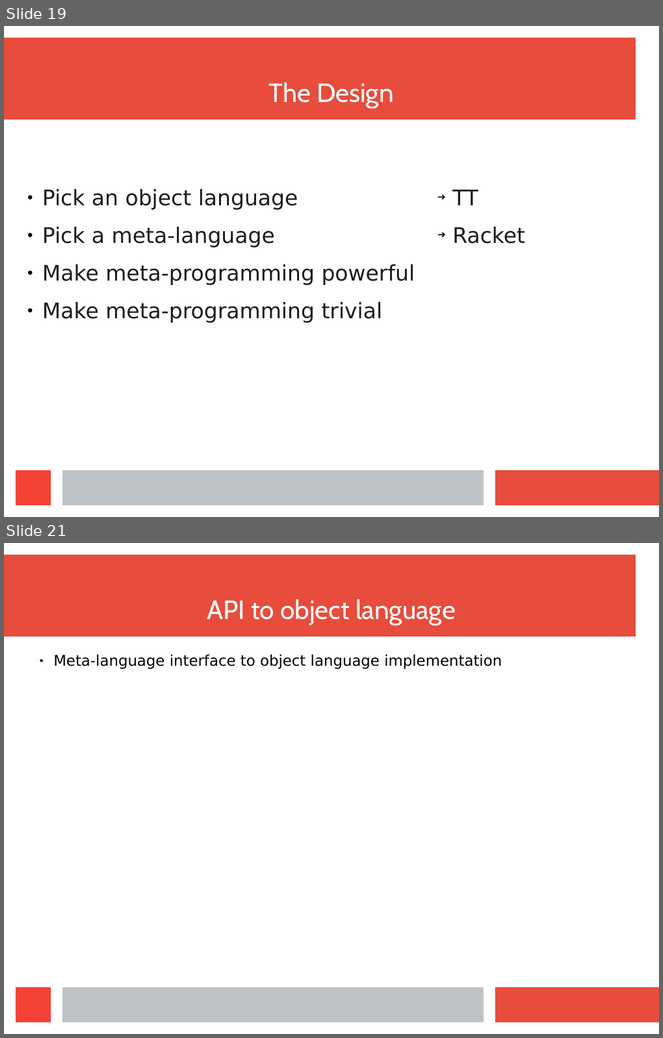
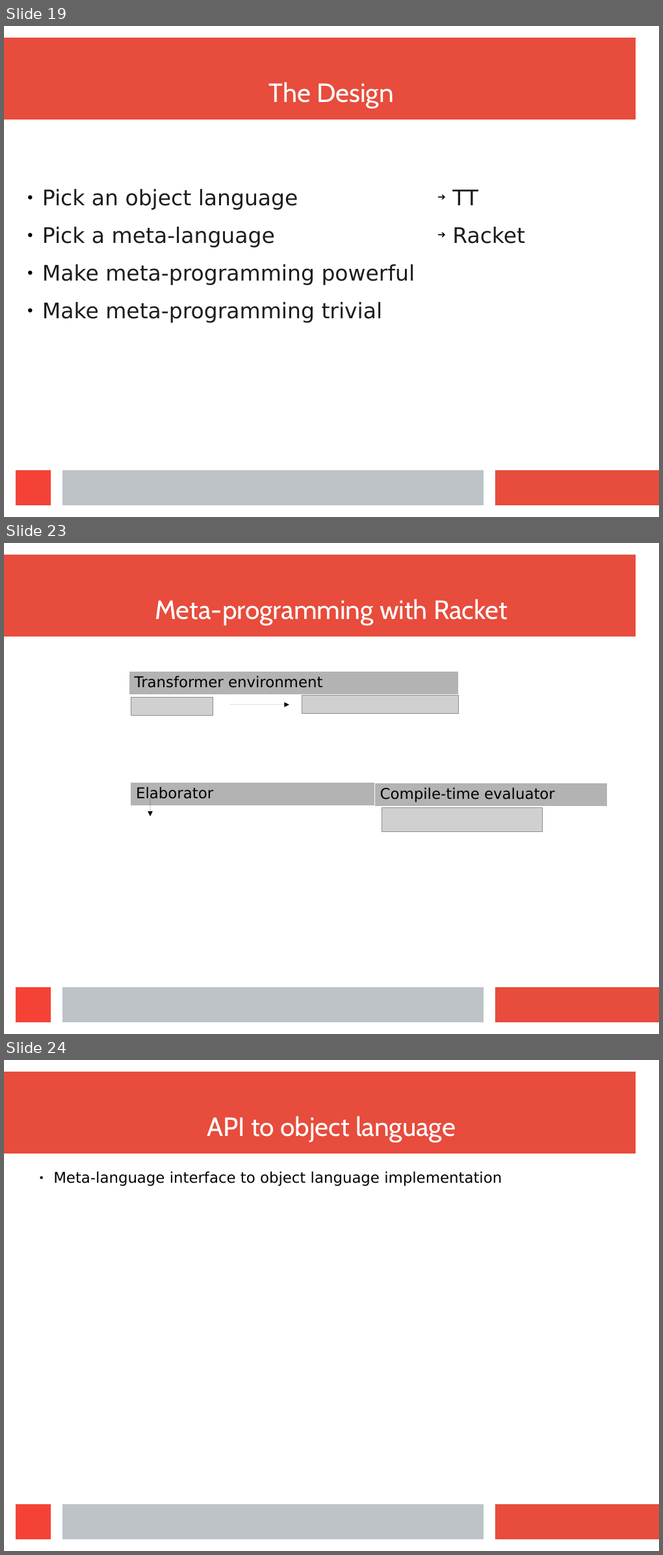
Before and after one commit to wilbowma/cur, a slide deck: hope-2016/slides.odp. Shown one above the other, each under a label of ours: slides 19 and 21 before the commit, slides 19, 23 and 24 after it; the slides between them are not shown. The pictures are 663x1038 and 663x1555 pixels, drawn with LibreOffice and Linux fonts; fonts in the diff are those of the drawing; grey boxes stand for pictures. Boxes give left, top, right and bottom in pixels: in the first picture for what was removed or moved away, otherwise in the second. Text is boxed around its words. In the diff, an @@ line names an element or a change of style, - is before the commit and + after.

```diff
--- a/hope-2016/slides.odp
+++ b/hope-2016/slides.odp
@@ slide 23 added at [4, 543, 659, 1034], background #FFFFFF; not listed: 4 template elements that a slide beside it also shows @@
@@ title added at [155, 599, 508, 626], 32 pt, text #FFFFFF @@
+Meta-programming with Racket
@@ table added at [129, 672, 460, 719], 2 rows, 2 columns @@
+Transformer environment | 
+ | 
@@ picture added at [131, 698, 213, 715] @@
@@ picture added at [302, 696, 458, 714] @@
@@ arrow added from (230, 705) to (289, 705), #000000 0 pt @@
@@ table added at [130, 783, 460, 830], 2 rows, 2 columns @@
+Elaborator | 
+ | 
@@ table added at [374, 783, 607, 871], 2 rows, 1 columns @@
+Compile-time evaluator
+
@@ arrow added from (150, 798) to (150, 817), #000000 0 pt @@
@@ picture added at [382, 808, 543, 832] @@
@@ what was slide 21 is now slide 24 @@
```
Also in this commit, not shown: 4 slides changed, 2 other slides added, 1 other file.
